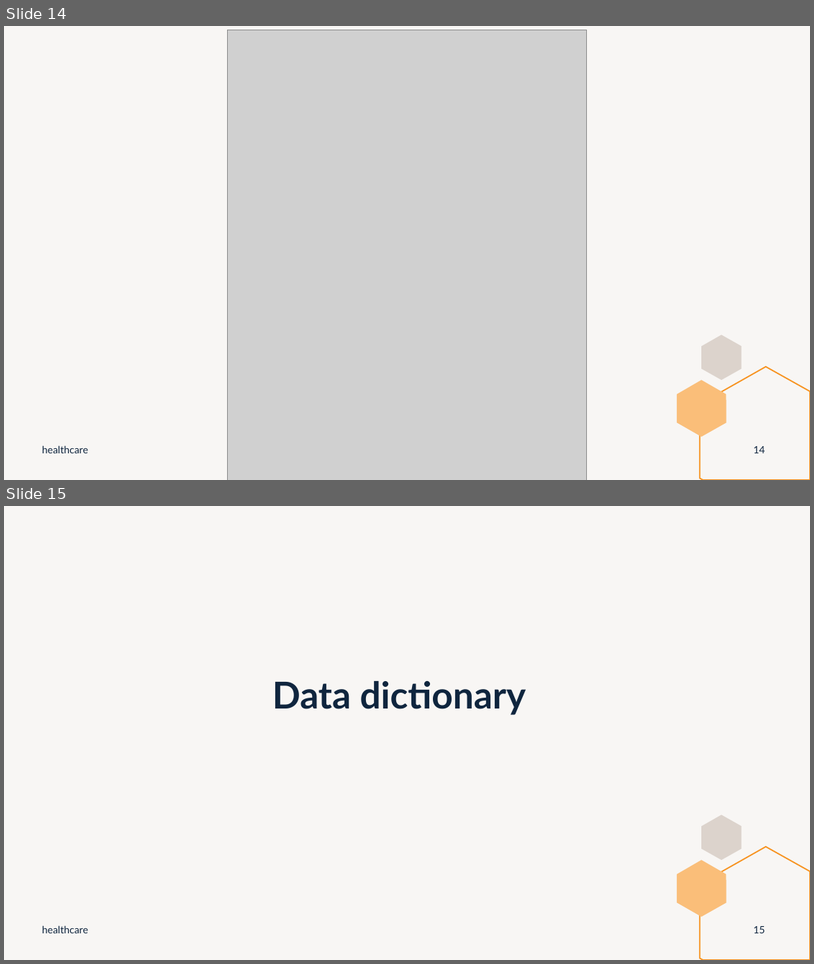
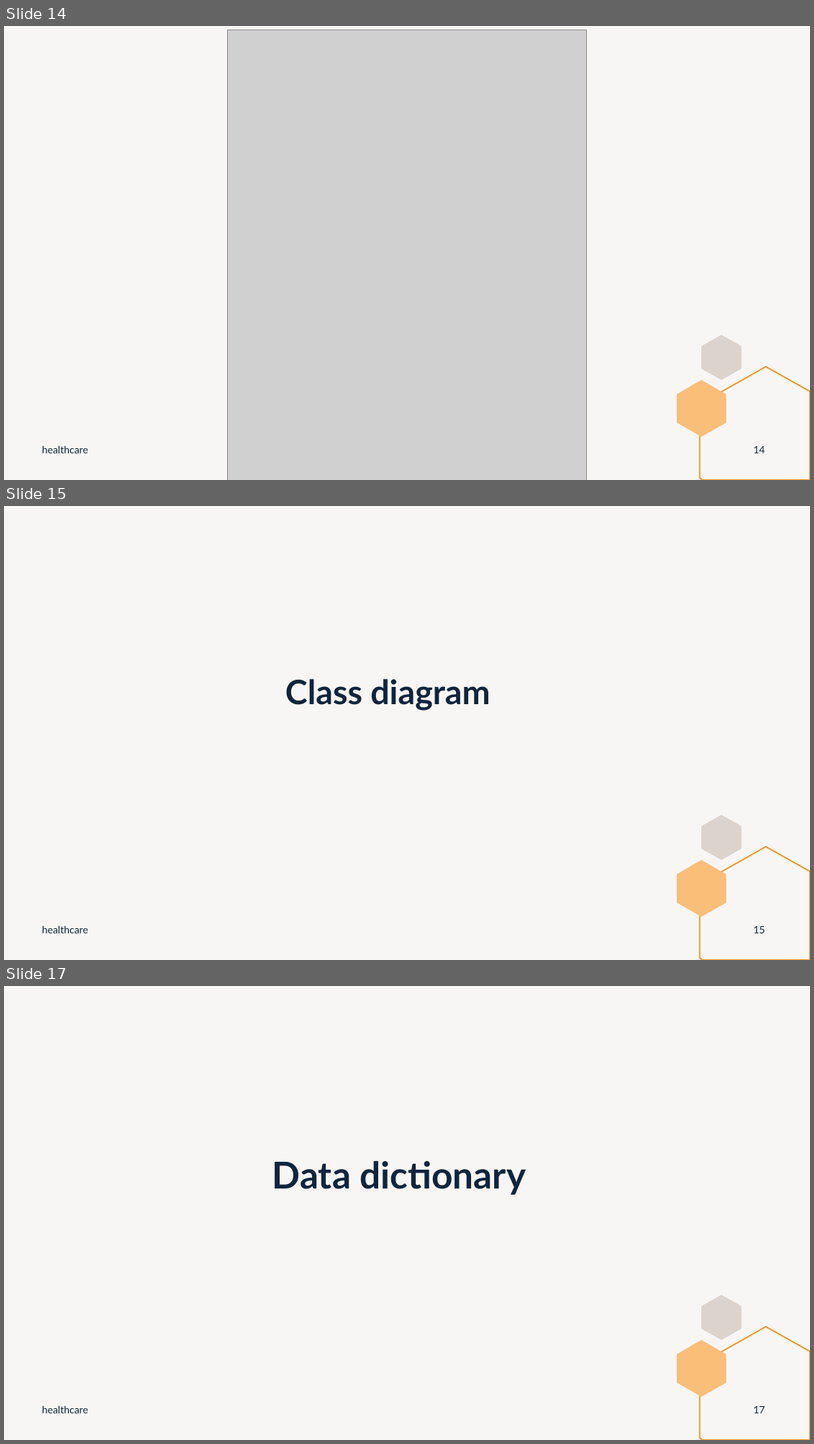
Before and after one commit to arnoldhere/healthcare_using_django, a slide deck: Doc/HealthCare.pptx. Shown one above the other, each under a label of ours: slides 14 and 15 before the commit, slides 14, 15 and 17 after it; the slides between them are not shown. The pictures are 814x964 and 814x1444 pixels, drawn with LibreOffice and Linux fonts; fonts in the diff are those of the drawing; grey boxes stand for pictures. Boxes give left, top, right and bottom in pixels: in the first picture for what was removed or moved away, otherwise in the second. Text is boxed around its words. In the diff, an @@ line names an element or a change of style, - is before the commit and + after.

```diff
--- a/Doc/HealthCare.pptx
+++ b/Doc/HealthCare.pptx
@@ slide 15 added at [4, 506, 810, 960], background #DCD3CC at 20% opacity; not listed: 3 template elements that a slide beside it also shows @@
@@ title added at [286, 679, 490, 710], 40 pt, text #0F253E, bold @@
+Class diagram
@@ text added at [42, 925, 88, 933], 12 pt, text #0F253E @@
+healthcare
@@ page number added at [754, 926, 765, 933], 12 pt, text #0F253E @@
+15
@@ what was slide 15 is now slide 17 @@
@@ page number at [754, 1406, 765, 1413]: text changed @@
-15
+17
```
Also in this commit, not shown: 1 slide changed, 2 other slides added, 9 other files.
